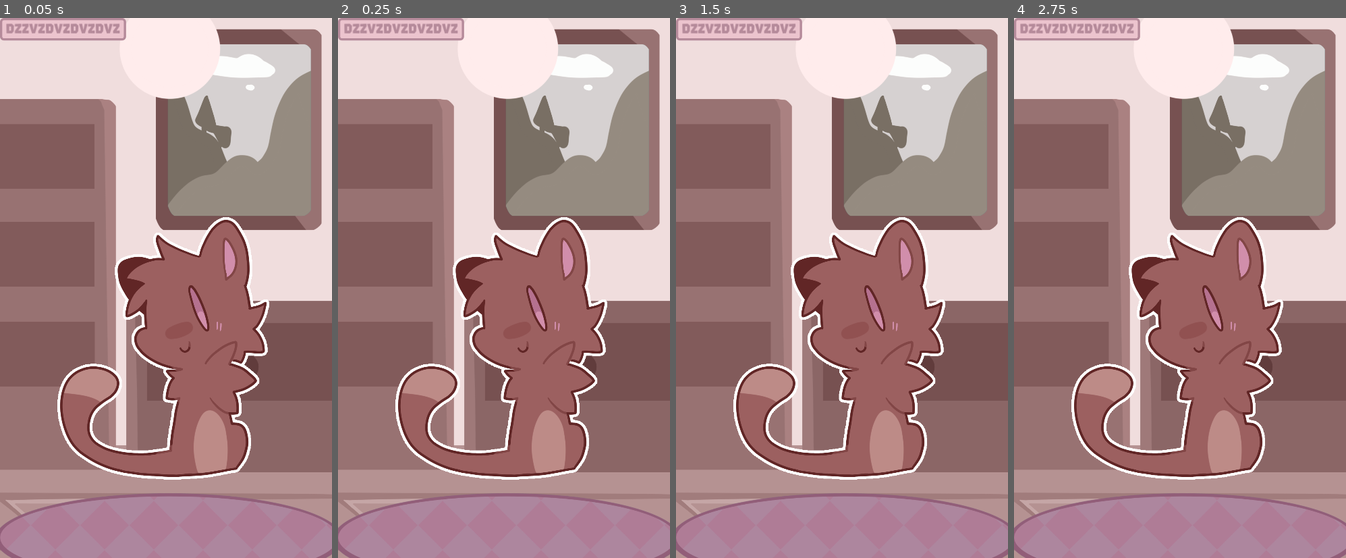
Above: before the commit, frames 1-4 (left to right).
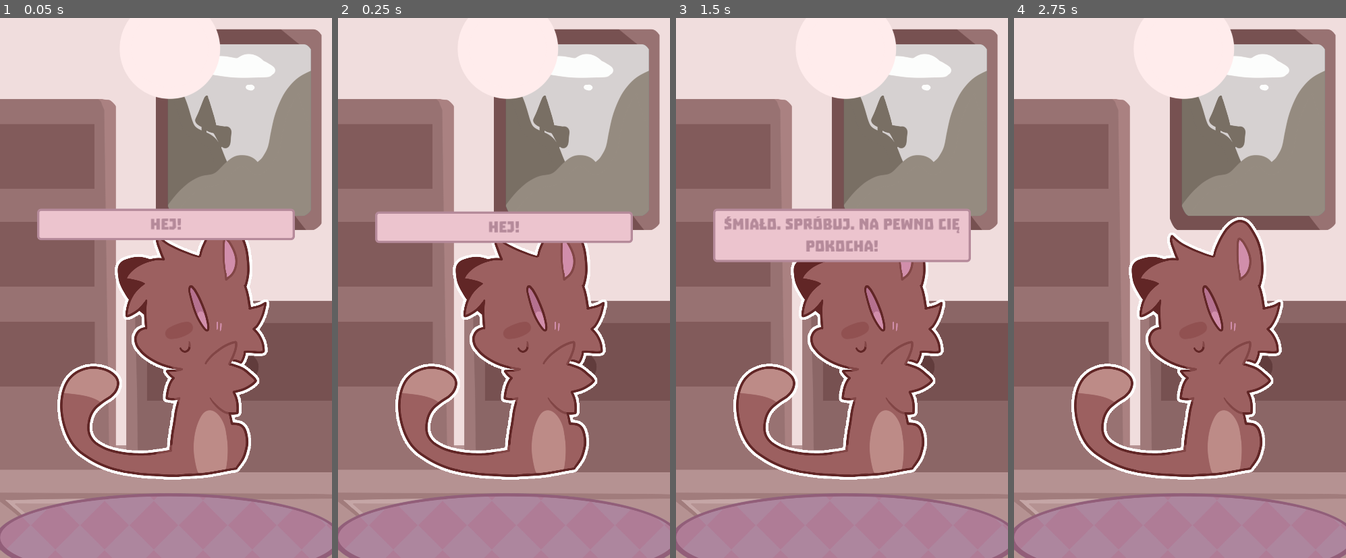
Above: after the commit, the same moments.

Repository: ElionTime001/Poglaskaj_kota
Game: Godot game, scene res://scenes/game.tscn
Same seed, same stepped clock (60 frames per second), same inputs: the game is played once before the commit and once after it.
Inputs (mouse positions are in pixels of both pictures, inside the frame that each line leads up to):
- Up to frame 1 (0.05 s): no input
- Up to frame 2 (0.25 s): no input
- Up to frame 3 (1.5 s): click (842, 288) at 0.52 s; click (842, 288) at 1.27 s
- Up to frame 4 (2.75 s): click (1180, 288) at 2.02 s

The runs differ from the first frame. In frame 1, 6.0% of the frame differs, in the area x 0-89%, y 0-42%; in frame 2, 6.1%; in frame 3, 9.2%, in the area x 0-89%, y 0-46%; in frame 4, 1.6%.

Commit message:
Dialogue plays I guess

Diff:
--- a/jasons/ui_elements_dialogue.json
+++ b/jasons/ui_elements_dialogue.json
@@ -1 +1 @@
-{"focus_bar_test":{"name":{"eng":"Focus Bar Test"},"sprite": …(10431 unchanged characters)… niony, ha."}],"type":{"eng":"dialogue"}}}
+{"focus_bar_test":{"name":{"eng":"Focus Bar Test"},"sprite": …(10431 unchanged characters)… niony, ha."}],"type":{"eng":"dialogue"}},"intro":{"name":{"eng":""},"dialogues":[{"eng":"Hej!"},{"eng":"W tej grze możesz pogłaskać kotka."},{"eng":"Śmiało. Spróbuj. Na pewno cię pokocha!"}],"type":{"eng":"dialogue"}}}
--- a/scenes/menu.tscn
+++ b/scenes/menu.tscn
@@ -56,6 +56,7 @@
 texture_progress = ExtResource("2_ogkyu")
 
 [node name="clients" type="TextureProgressBar" parent="money"]
+layout_mode = 0
 offset_top = 68.0
 offset_right = 426.0
 offset_bottom = 121.0
@@ -64,6 +65,7 @@
 texture_progress = ExtResource("2_ogkyu")
 
 [node name="annoyance" type="TextureProgressBar" parent="money"]
+layout_mode = 0
 offset_top = 137.0
 offset_right = 426.0
 offset_bottom = 190.0
--- a/scenes/screens.tscn
+++ b/scenes/screens.tscn
@@ -1,23 +1,11 @@
-[gd_scene load_steps=8 format=3 uid="uid://t8pxjpohp3yi"]
+[gd_scene load_steps=7 format=3 uid="uid://t8pxjpohp3yi"]
 
 [ext_resource type="Script" path="res://scripts/screens.gd" id="1_qe71l"]
 [ext_resource type="PackedScene" uid="uid://0k0k60spe7c0" path="res://scenes/dialogue_player.tscn" id="1_uhk0v"]
 [ext_resource type="PackedScene" uid="uid://dorq6s10qvfmn" path="res://scenes/interface.tscn" id="3_2ma7d"]
 [ext_resource type="PackedScene" uid="uid://beiya5qlnu5b1" path="res://scenes/item_box.tscn" id="4_jski3"]
 [ext_resource type="PackedScene" uid="uid://bbup714ugbgum" path="res://scenes/menu.tscn" id="5_1lp3j"]
-[ext_resource type="FontFile" uid="uid://byjt5ghojp7ex" path="res://troika.otf" id="6_rteni"]
-
-[sub_resource type="StyleBoxFlat" id="StyleBoxFlat_kl0jv"]
-bg_color = Color(0.92549, 0.768627, 0.807843, 1)
-border_width_left = 4
-border_width_top = 4
-border_width_right = 4
-border_width_bottom = 4
-border_color = Color(0.709804, 0.541176, 0.603922, 1)
-corner_radius_top_left = 6
-corner_radius_top_right = 6
-corner_radius_bottom_right = 6
-corner_radius_bottom_left = 6
+[ext_resource type="PackedScene" uid="uid://b8ylexf5awjs" path="res://scenes/speech_bubble.tscn" id="6_4dh3q"]
 
 [node name="SCREENS" type="CanvasLayer"]
 script = ExtResource("1_qe71l")
@@ -38,22 +26,4 @@
 [node name="menu" parent="." instance=ExtResource("5_1lp3j")]
 visible = false
 
-[node name="random dialogue" type="MarginContainer" parent="."]
-offset_right = 40.0
-offset_bottom = 40.0
-
-[node name="Panel" type="Panel" parent="random dialogue"]
-layout_mode = 2
-theme_override_styles/panel = SubResource("StyleBoxFlat_kl0jv")
-
-[node name="MarginContainer" type="MarginContainer" parent="random dialogue"]
-layout_mode = 2
-theme_override_constants/margin_left = 10
-theme_override_constants/margin_right = 10
-
-[node name="Label" type="Label" parent="random dialogue/MarginContainer"]
-layout_mode = 2
-theme_override_colors/font_color = Color(0.709804, 0.541176, 0.603922, 1)
-theme_override_fonts/font = ExtResource("6_rteni")
-theme_override_font_sizes/font_size = 27
-text = "dzzvzdvzdvzdvz"
+[node name="speechBubble" parent="." instance=ExtResource("6_4dh3q")]
--- /dev/null
+++ b/scenes/speech_bubble.tscn
@@ -0,0 +1,70 @@
+[gd_scene load_steps=4 format=3 uid="uid://b8ylexf5awjs"]
+
+[ext_resource type="Script" path="res://scripts/speech_bubble.gd" id="1_15vh6"]
+[ext_resource type="FontFile" uid="uid://byjt5ghojp7ex" path="res://troika.otf" id="1_e0w1r"]
+
+[sub_resource type="StyleBoxFlat" id="StyleBoxFlat_chilb"]
+bg_color = Color(0.92549, 0.768627, 0.807843, 1)
+border_width_left = 4
+border_width_top = 4
+border_width_right = 4
+border_width_bottom = 4
+border_color = Color(0.709804, 0.541176, 0.603922, 1)
+corner_radius_top_left = 6
+corner_radius_top_right = 6
+corner_radius_bottom_right = 6
+corner_radius_bottom_left = 6
+
+[node name="speechBubble" type="Control"]
+layout_mode = 3
+anchors_preset = 15
+anchor_right = 1.0
+anchor_bottom = 1.0
+grow_horizontal = 2
+grow_vertical = 2
+script = ExtResource("1_15vh6")
+
+[node name="random dialogue" type="MarginContainer" parent="."]
+layout_mode = 1
+anchors_preset = 8
+anchor_left = 0.5
+anchor_top = 0.5
+anchor_right = 0.5
+anchor_bottom = 0.5
+offset_left = -229.0
+offset_top = -136.0
+offset_right = 229.0
+offset_bottom = -80.0
+grow_horizontal = 2
+grow_vertical = 2
+
+[node name="Panel" type="Panel" parent="random dialogue"]
+layout_mode = 2
+theme_override_styles/panel = SubResource("StyleBoxFlat_chilb")
+
+[node name="MarginContainer" type="MarginContainer" parent="random dialogue"]
+layout_mode = 2
+theme_override_constants/margin_left = 10
+theme_override_constants/margin_top = 10
+theme_override_constants/margin_right = 10
+theme_override_constants/margin_bottom = 10
+
+[node name="Label" type="Label" parent="random dialogue/MarginContainer"]
+layout_mode = 2
+theme_override_colors/font_color = Color(0.709804, 0.541176, 0.603922, 1)
+theme_override_fonts/font = ExtResource("1_e0w1r")
+theme_override_font_sizes/font_size = 31
+text = "witaj!"
+horizontal_alignment = 1
+autowrap_mode = 2
+
+[node name="proceed" type="Button" parent="."]
+self_modulate = Color(1, 1, 1, 0)
+layout_mode = 1
+anchors_preset = 15
+anchor_right = 1.0
+anchor_bottom = 1.0
+grow_horizontal = 2
+grow_vertical = 2
+
+[connection signal="pressed" from="proceed" to="." method="_on_proceed_pressed"]
--- /dev/null
+++ b/scripts/speech_bubble.gd
@@ -0,0 +1,58 @@
+extends Control
+
+var dialogue_array
+var array_size
+var index
+
+var label : Label
+var animation_player: AnimationPlayer
+var random_dialogue: MarginContainer
+
+
+# Called when the node enters the scene tree for the first time.
+func _ready():
+	label = $"random dialogue/MarginContainer/Label"
+	random_dialogue = $"random dialogue"
+	index = 0
+
+	play_dialogue("intro")
+
+
+# Called every frame. 'delta' is the elapsed time since the previous frame.
+func _process(delta):
+	pass
+
+func play_dialogue(key: String):
+	index = 0
+	dialogue_array = DataFiles.read_dialogue_data(key,"dialogues")
+	array_size = dialogue_array.size()
+	label.text = dialogue_array[index]
+	print(array_size)
+	appear()
+	bounce_container_once(random_dialogue)
+
+func _on_proceed_pressed():
+		if index+1 < array_size:
+			index += 1
+			label.text = dialogue_array[index]
+			bounce_container_once(random_dialogue)
+		else:
+			print("Dialogue finished")
+			disappear()
+
+func disappear():
+	self.visible = false
+
+func appear():
+	self.visible = true
+
+func bounce_container_once(container: MarginContainer):
+	var tween = get_tree().create_tween()
+	tween.set_trans(Tween.TRANS_SINE)
+	tween.set_ease(Tween.EASE_IN_OUT)
+
+	var start_pos = container.position
+	var up_pos = start_pos + Vector2(0, -10)
+
+	tween.tween_property(container, "position", up_pos, 0.1)
+	tween.tween_property(container, "position", start_pos, 0.1)
Not shown, changed: jasons/ui_elements.gridless
